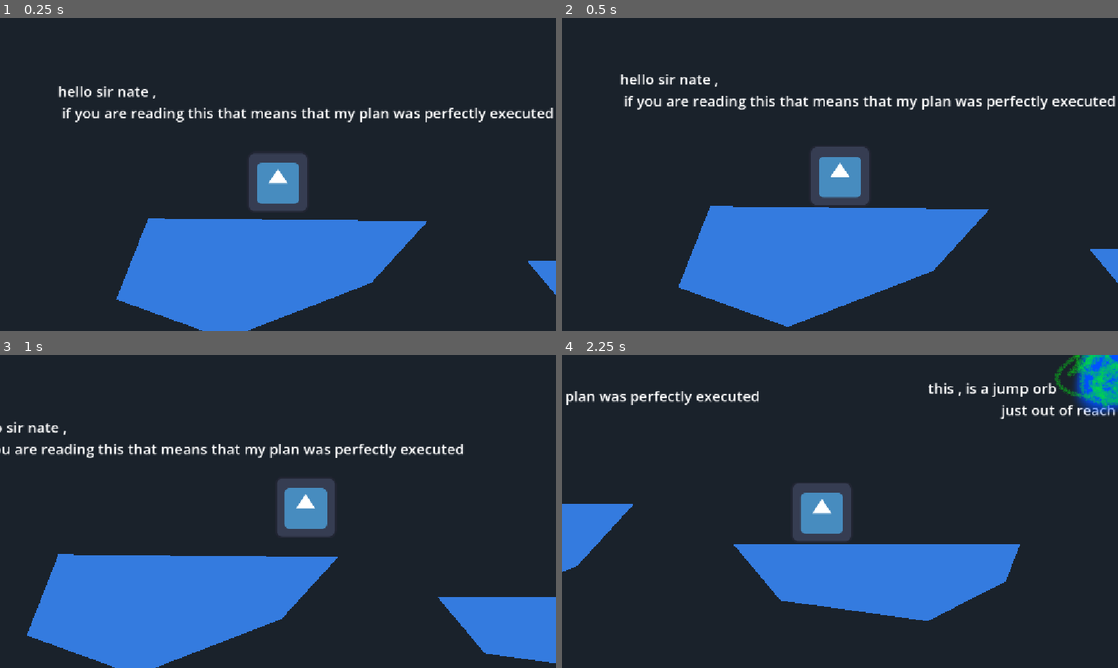
Above: before the commit, frames 1-4 (two rows, left to right).
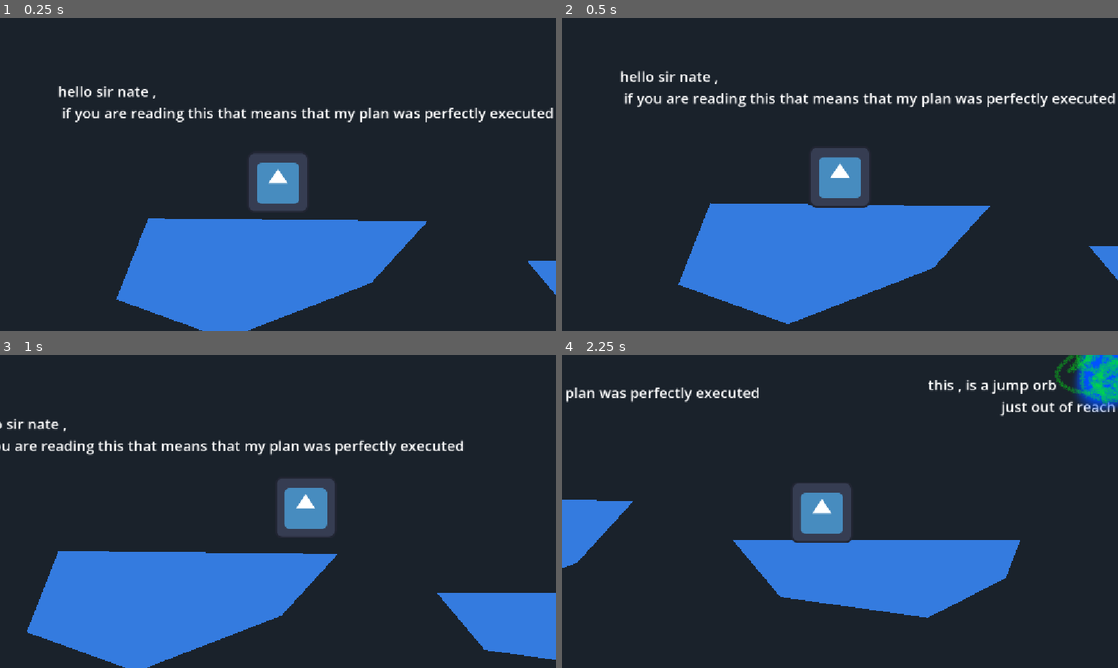
Above: after the commit, the same moments.

Repository: kevininhisshack/STACKED
Game: Godot game, scene res://Assets/Scenes/Mains/test_scene.tscn
The game is run twice, just before and just after one commit, with the same random seed, the same clock (stepped at 60 frames per second) and the same inputs. This scene is started directly instead of the project's main scene. The engine's default icon, where the game draws it, is replaced by a stand-in: a white triangle on a blue panel in a dark square. Sound files missing from this copy of the repository are replaced by a short silence.
Inputs:
- Up to frame 1 (0.25 s): no input
- Up to frame 2 (0.5 s): no input
- Up to frame 3 (1 s): hold D (right) from 0.53 s (still down); tap Space (jump) at 0.77 s
- Up to frame 4 (2.25 s): tap Space (jump) at 1.52 s; release D (right) at 2.03 s; hold A (left) from 2.03 s (still down)

Frame 1 is identical in both runs. In frame 2, 3.3% of the frame differs, in the area x 10-100%, y 16-99%; in frame 3, 3.6%; in frame 4, 4.2%, in the area x 0-100%, y 0-85%.

Commit message:
i"ll leave off here and make some more changes via phone
nate ignore the menu music ill fix it , i want you to make an input action for the switch , and add the character animations and make stuff with my sfx

Diff:
--- a/Assets/Scenes/Subs/player.tscn
+++ b/Assets/Scenes/Subs/player.tscn
@@ -42,7 +42,7 @@
 
 [sub_resource type="CapsuleShape2D" id="CapsuleShape2D_q32xp"]
 radius = 50.0
-height = 130.0
+height = 116.0
 
 [node name="Player" type="CharacterBody2D" unique_id=1072838877]
 script = ExtResource("1_n4k3f")
Not shown, changed: Assets/Audio/Music/layer A.mp3.import
